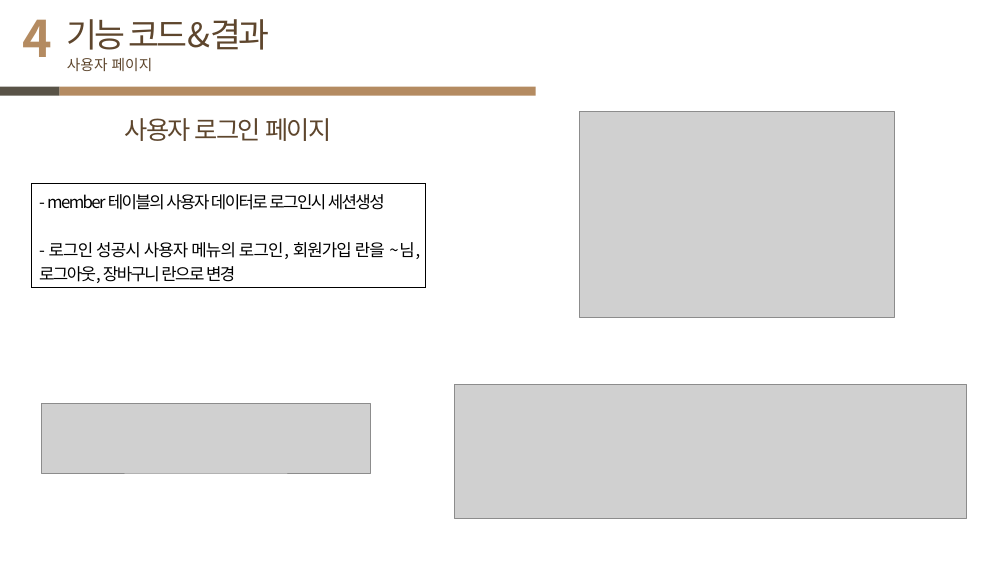
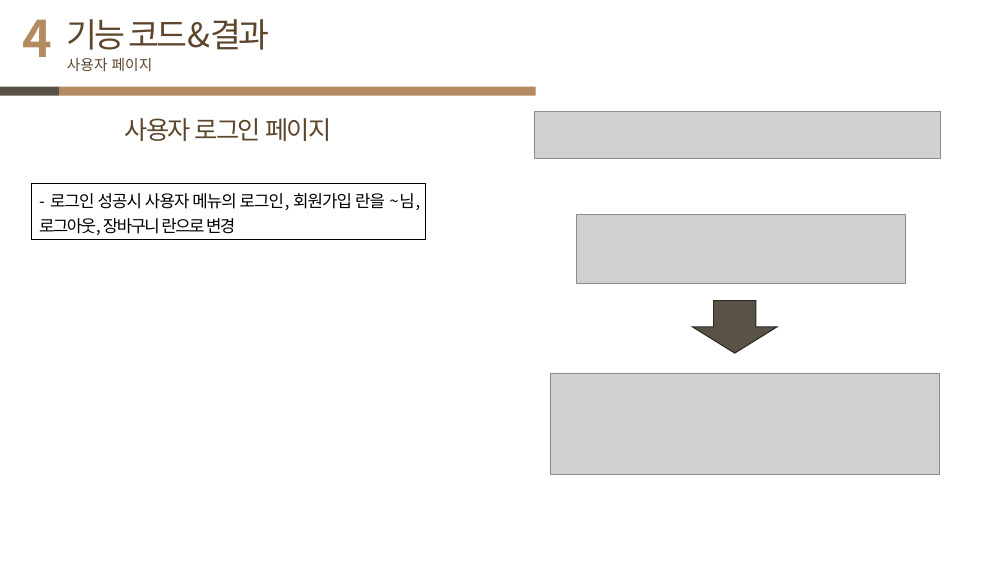
Before and after one commit to JJang-Ah/JSP-shoping-mall-project, a slide deck: slide 24 of JaAhCamping_project(JSP).pptx (slide 18 before the commit). Drawn at 1008x567 pixels with LibreOffice and Linux fonts; fonts in the diff are those of the drawing; grey boxes stand for pictures. Boxes give left, top, right and bottom in pixels: in the first picture for what was removed or moved away, otherwise in the second. Text is boxed around its words. In the diff, an @@ line names an element or a change of style, - is before the commit and + after.

```diff
--- a/JaAhCamping_project(JSP).pptx
+++ b/JaAhCamping_project(JSP).pptx
@@ picture added at (535, 111, 940, 158) @@
@@ picture removed at (579, 111, 895, 318) @@
@@ rectangle "- 로그인 성공시 사용자 메뉴의 ...": place and size @@
-rectangle "- 로그인 성공시 사용자 메뉴의 ..." at (32, 184, 426, 287)
+rectangle "- 로그인 성공시 사용자 메뉴의 ..." at (32, 184, 426, 240)
@@ text in rectangle at (47, 194, 385, 210): paragraph removed @@
-- member 테이블의 사용자 데이터로 로그인시 세션생성
@@ picture: place and size @@
-picture at (42, 404, 370, 473)
+picture at (577, 214, 905, 284)
@@ down arrow added at (693, 301, 777, 353), fill #595347, outline #2C2923 1 pt @@
@@ picture: place and size @@
-picture at (454, 384, 967, 518)
+picture at (551, 373, 939, 474)
```
Also in this commit, not shown: 12 other slides changed, 10 slides added, 2 other files.
